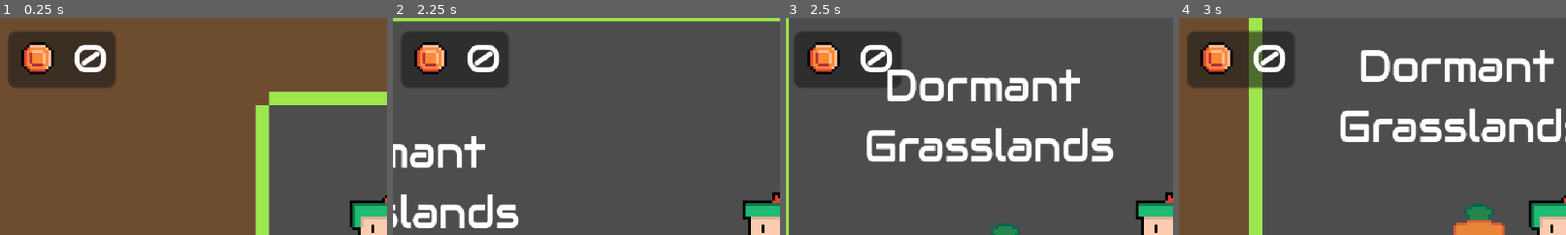
Above: before the commit, frames 1-4 (left to right).
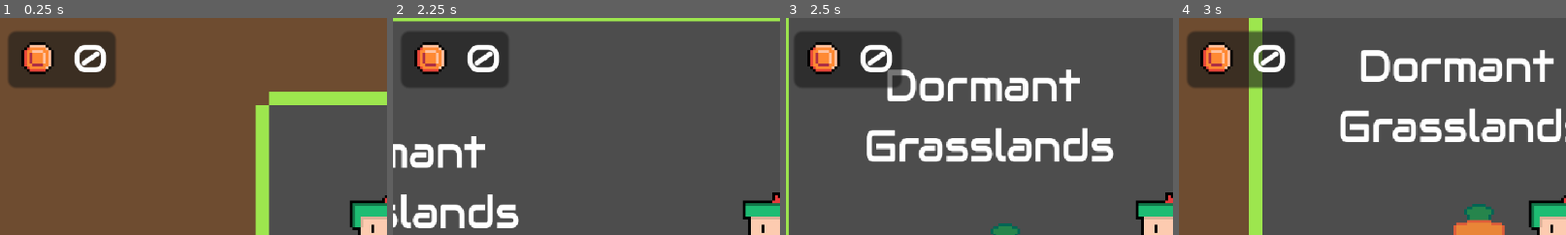
Above: after the commit, the same moments.

Repository: PenguWoodGanon/Path-of-Pablo
Game: Godot game, scene res://Scenes/Levels/dormant_grasslands.tscn
Two runs of this game, one before a commit and one after it. Both use one fixed random seed, a clock stepped at 60 frames per second and the inputs below. This scene is started directly instead of the project's main scene.
Inputs:
- Up to frame 1 (0.25 s): no input
- Up to frame 2 (2.25 s): tap Enter at 0.5, 1.25, 2 s; hold D (right) 0.53-2.03 s; tap C (character_selection) at 0.6 s; tap W (jump) at 0.77, 1.52 s; tap - (minus) at 1.35 s; hold A (left) from 2.03 s (still down); tap = (plus) at 2.1 s
- Up to frame 3 (2.5 s): keep holding A (left)
- Up to frame 4 (3 s): tap Enter at 2.75 s; release A (left) at 2.78 s; hold D (right) from 2.78 s (still down); tap C (character_selection) at 2.85 s
The pictures show only the part of the screen within x 0-50%, y 0-50%; the shares and areas given below are measured in that part.

Frames 1-2 are identical in both runs. In frame 3, 0.2% of the frame differs, in the area x 26-31%, y 23-33%; in frame 4, nothing differs.

Commit message:
updated things

Diff:
--- a/Godot - Path of Pablo/Scenes/Levels/dormant_grasslands.tscn
+++ b/Godot - Path of Pablo/Scenes/Levels/dormant_grasslands.tscn
@@ -18,6 +18,7 @@
 [ext_resource type="PackedScene" uid="uid://bbgxx1swxtutd" path="res://Scenes/Objects/spikes.tscn" id="15_b6t1p"]
 [ext_resource type="Script" uid="uid://d4g044ubycgkv" path="res://Scripts/title_dormant.gd" id="15_truun"]
 [ext_resource type="PackedScene" uid="uid://b5vh65i38tk5k" path="res://Scenes/Objects/platform.tscn" id="17_b31i3"]
+[ext_resource type="Script" uid="uid://disqhljkus1q" path="res://Scenes/Levels/mr_smiley_text.gd" id="17_ir0mu"]
 
 [sub_resource type="TileSetAtlasSource" id="TileSetAtlasSource_c0ihv"]
 texture = ExtResource("1_epmka")
@@ -57,9 +58,6 @@
 physics_layer_0/collision_layer = 1
 sources/1 = SubResource("TileSetAtlasSource_c0ihv")
 
-[sub_resource type="StyleBoxFlat" id="StyleBoxFlat_e1dbv"]
-bg_color = Color(0.92099476, 0.9209946, 0.9209946, 1)
-
 [sub_resource type="StyleBoxFlat" id="StyleBoxFlat_y0hb7"]
 bg_color = Color(0.6, 0.6, 0.6, 0)
 
@@ -356,6 +354,9 @@
 "speed": 6.0
 }]
 
+[sub_resource type="StyleBoxFlat" id="StyleBoxFlat_e1dbv"]
+bg_color = Color(0.92099476, 0.9209946, 0.9209946, 1)
+
 [sub_resource type="StyleBoxFlat" id="StyleBoxFlat_ir0mu"]
 bg_color = Color(0.6, 0.6, 0.6, 0)
 
@@ -366,91 +367,6 @@
 tile_set = SubResource("TileSet_xm3p5")
 format = 2
 layer_0/tile_data = PackedInt32Array(65534, 1, 0, 65535, 1, 0, 0, 1, 0, 1, 1, 0, 2, 1, 0, -3, 196609, 0, -65539, 196609 …(5798 unchanged characters)…
-
-[node name="Global_Characters" parent="." instance=ExtResource("2_dl4dk")]
-position = Vector2(-20, -108)
-
-[node name="Mr Smiley Talk Panel" type="Panel" parent="Global_Characters"]
-offset_left = -145.0
-offset_top = -81.0
-offset_right = 145.0
-offset_bottom = 81.0
-theme_override_styles/panel = SubResource("StyleBoxFlat_e1dbv")
-
-[node name="Sprite2D" type="Sprite2D" parent="Global_Characters/Mr Smiley Talk Panel"]
-position = Vector2(145.5, 59.5)
-scale = Vector2(2.34375, 2.34375)
-texture = ExtResource("8_e1dbv")
-
-[node name="Panel" type="Panel" parent="Global_Characters/Mr Smiley Talk Panel"]
-layout_mode = 0
-offset_left = 9.0
-offset_top = 112.0
-offset_right = 282.0
-offset_bottom = 152.0
-
-[node name="Label" type="Label" parent="Global_Characters/Mr Smiley Talk Panel/Panel"]
-layout_mode = 1
-anchors_preset = 15
-anchor_right = 1.0
-anchor_bottom = 1.0
-grow_horizontal = 2
-grow_vertical = 2
-
-[node name="Camera2D" type="Camera2D" parent="Global_Characters"]
-zoom = Vector2(4, 4)
-
-[node name="HUD" type="Panel" parent="Global_Characters"]
-offset_left = -145.0
-offset_top = -80.0
-offset_right = 143.0
-offset_bottom = 81.0
-theme_override_styles/panel = SubResource("StyleBoxFlat_y0hb7")
-script = ExtResource("3_q62jc")
-
-[node name="Heart" type="AnimatedSprite2D" parent="Global_Characters/HUD"]
-position = Vector2(18.25, 141.75)
-scale = Vector2(1.7352941, 1.7352941)
-sprite_frames = SubResource("SpriteFrames_46vh1")
-animation = &"full_health"
-autoplay = "full_health"
-
-[node name="Character" type="Panel" parent="Global_Characters/HUD"]
-layout_mode = 0
-offset_left = 245.0
-offset_top = 4.0
-offset_right = 285.0
-offset_bottom = 44.0
-theme_override_styles/panel = SubResource("StyleBoxFlat_gtb3r")
-
-[node name="Character_Selection" type="AnimatedSprite2D" parent="Global_Characters/HUD/Character"]
-position = Vector2(20, 20)
-sprite_frames = SubResource("SpriteFrames_qymb5")
-animation = &"donut"
-autoplay = "pablo"
-
-[node name="Coins" type="Panel" parent="Global_Characters/HUD"]
-layout_mode = 0
-offset_left = 4.0
-offset_top = 4.0
-offset_right = 44.0
-offset_bottom = 25.0
-
-[node name="AnimatedSprite2D" type="AnimatedSprite2D" parent="Global_Characters/HUD/Coins"]
-position = Vector2(10, 10)
-sprite_frames = SubResource("SpriteFrames_poxwf")
-
-[node name="Label" type="Label" parent="Global_Characters/HUD/Coins"]
-layout_mode = 0
-offset_left = 24.0
-offset_top = 1.0
-offset_right = 59.0
-offset_bottom = 66.0
-scale = Vector2(0.2847989, 0.2847989)
-theme_override_fonts/font = ExtResource("14_15son")
-theme_override_font_sizes/font_size = 50
-text = "x"
-horizontal_alignment = 1
 
 [node name="Title" type="Label" parent="."]
 offset_left = -35.999996
@@ -470,6 +386,109 @@
 wait_time = 0.1
 autostart = true
 
+[node name="Global_Characters" parent="." instance=ExtResource("2_dl4dk")]
+position = Vector2(-20, -108)
+
+[node name="HUD" type="Panel" parent="Global_Characters"]
+offset_left = -145.0
+offset_top = -80.0
+offset_right = 143.0
+offset_bottom = 81.0
+theme_override_styles/panel = SubResource("StyleBoxFlat_y0hb7")
+script = ExtResource("3_q62jc")
+
+[node name="Heart" type="AnimatedSprite2D" parent="Global_Characters/HUD"]
+position = Vector2(18.25, 141.75)
+scale = Vector2(1.7352941, 1.7352941)
+sprite_frames = SubResource("SpriteFrames_46vh1")
+animation = &"full_health"
+autoplay = "full_health"
+
+[node name="Character" type="Panel" parent="Global_Characters/HUD"]
+layout_mode = 0
+offset_left = 245.0
+offset_top = 4.0
+offset_right = 285.0
+offset_bottom = 44.0
+theme_override_styles/panel = SubResource("StyleBoxFlat_gtb3r")
+
+[node name="Character_Selection" type="AnimatedSprite2D" parent="Global_Characters/HUD/Character"]
+position = Vector2(20, 20)
+sprite_frames = SubResource("SpriteFrames_qymb5")
+animation = &"donut"
+autoplay = "pablo"
+
+[node name="Coins" type="Panel" parent="Global_Characters/HUD"]
+layout_mode = 0
+offset_left = 4.0
+offset_top = 4.0
+offset_right = 44.0
+offset_bottom = 25.0
+
+[node name="AnimatedSprite2D" type="AnimatedSprite2D" parent="Global_Characters/HUD/Coins"]
+position = Vector2(10, 10)
+sprite_frames = SubResource("SpriteFrames_poxwf")
+
+[node name="Label" type="Label" parent="Global_Characters/HUD/Coins"]
+layout_mode = 0
+offset_left = 24.0
+offset_top = 1.0
+offset_right = 59.0
+offset_bottom = 66.0
+scale = Vector2(0.2847989, 0.2847989)
+theme_override_fonts/font = ExtResource("14_15son")
+theme_override_font_sizes/font_size = 50
+text = "x"
+horizontal_alignment = 1
+
+[node name="Mr Smiley Talk Panel" type="Panel" parent="Global_Characters"]
+offset_left = -145.0
+offset_top = -81.0
+offset_right = 145.0
+offset_bottom = 81.0
+theme_override_styles/panel = SubResource("StyleBoxFlat_e1dbv")
+
+[node name="Sprite2D" type="Sprite2D" parent="Global_Characters/Mr Smiley Talk Panel"]
+position = Vector2(145.5, 59.5)
+scale = Vector2(2.34375, 2.34375)
+texture = ExtResource("8_e1dbv")
+
+[node name="Panel" type="Panel" parent="Global_Characters/Mr Smiley Talk Panel"]
+layout_mode = 0
+offset_left = 9.0
+offset_top = 112.0
+offset_right = 282.0
+offset_bottom = 152.0
+
+[node name="Label" type="Label" parent="Global_Characters/Mr Smiley Talk Panel/Panel"]
+layout_mode = 1
+anchors_preset = 15
+anchor_right = 1.0
+anchor_bottom = 1.0
+offset_top = -0.5
+offset_bottom = 24.5
+grow_horizontal = 2
+grow_vertical = 2
+scale = Vector2(0.3268316, 0.29837593)
+theme_override_fonts/font = ExtResource("14_15son")
+theme_override_font_sizes/font_size = 50
+text = " test text"
+script = ExtResource("17_ir0mu")
+
+[node name="Button" type="Button" parent="Global_Characters/Mr Smiley Talk Panel/Panel"]
+layout_mode = 0
+offset_left = 254.0
+offset_top = 20.0
+offset_right = 288.0
+offset_bottom = 93.0
+scale = Vector2(0.46767887, 0.25120452)
+theme_override_fonts/font = ExtResource("14_15son")
+theme_override_font_sizes/font_size = 50
+text = ">"
+
+[node name="Camera2D" type="Camera2D" parent="Global_Characters"]
+zoom = Vector2(4, 4)
+
 [node name="Platforms" type="Node" parent="."]
 
 [node name="Platform" parent="Platforms" instance=ExtResource("17_b31i3")]
@@ -529,6 +548,7 @@
 theme_override_styles/disabled = SubResource("StyleBoxFlat_ir0mu")
 theme_override_styles/focus = SubResource("StyleBoxFlat_ir0mu")
 
+[connection signal="pressed" from="Global_Characters/Mr Smiley Talk Panel/Panel/Button" to="." method="_on_next_pressed"]
 [connection signal="pressed" from="MrSmiley Event/Button" to="." method="_on_mr_smiley_pressed"]
 
 [editable path="Spikes/Spikes2"]
--- /dev/null
+++ b/Godot - Path of Pablo/Scenes/Levels/mr_smiley_text.gd
@@ -0,0 +1 @@
+extends Label
--- a/Godot - Path of Pablo/Scripts/dormant_grasslands.gd
+++ b/Godot - Path of Pablo/Scripts/dormant_grasslands.gd
@@ -1,13 +1,18 @@
 extends Node2D
 
 var talked = false
+var numtalk = 0
 @onready var mr_smiley_talk_panel = $"Global_Characters/Mr Smiley Talk Panel"
 @onready var mr_smiley = $"MrSmiley Event/MrSmiley"
 @onready var label = $"MrSmiley Event/Label"
 @onready var mr_smiley_button = $"MrSmiley Event/Button"
 @onready var hud = $Global_Characters/HUD
 
-
+var text1: String = "Hello, I'm Mr. Smiley!"
+var text2: String = "Would you like me to help
+you on this adventure?"
+var text3: String = "Great!"
+var text4: String = "(Press c to open your character list)"
 
 func _ready():
 	mr_smiley_talk_panel.visible = false
@@ -15,6 +20,12 @@
 	label.visible = true
 	mr_smiley_button.visible = true
 	hud.visible = true
+
+func _process(_delta):
+	if talked == true:
+		if numtalk == 0:
+			print("works")
+			label.text = text1
 
 func _on_mr_smiley_pressed():
 	if talked == false:
@@ -29,3 +40,7 @@
 	mr_smiley_button.visible = false
 	hud.visible = false
 	Global.char_move = false
+
+
+func _on_next_pressed():
+	numtalk += 1
Not shown: 1 places in Godot - Path of Pablo/Scenes/Levels/dormant_grasslands.tscn that only renumber resources
Not shown, added: Godot - Path of Pablo/Scenes/Levels/mr_smiley_text.gd.uid
